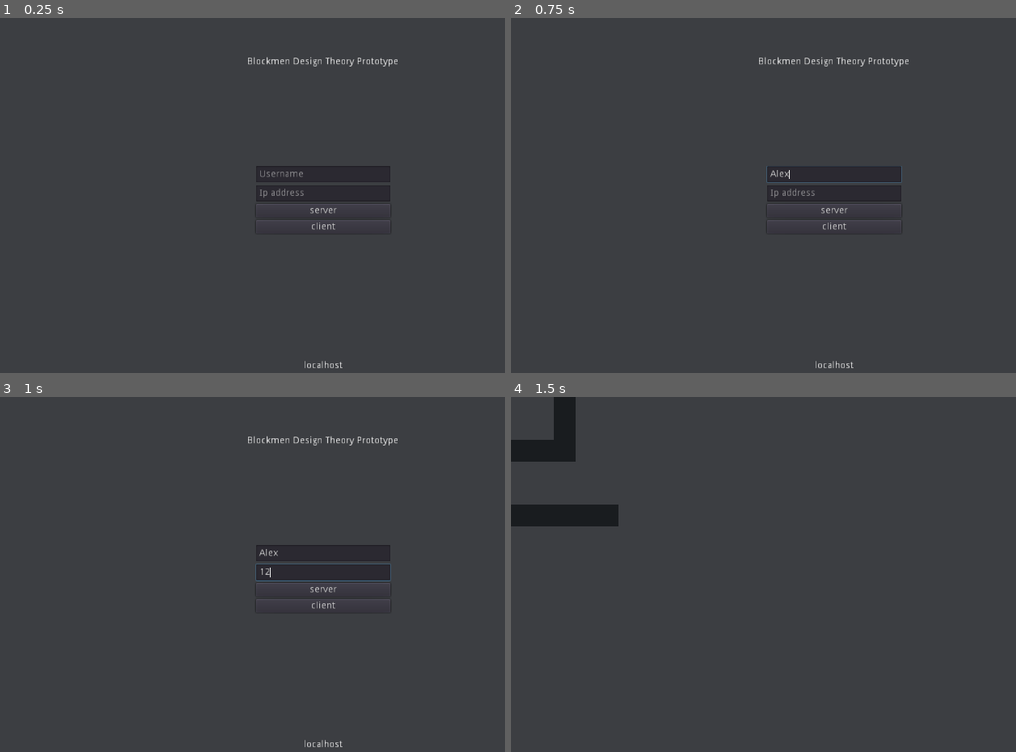
Above: before the commit, frames 1-4 (two rows, left to right).
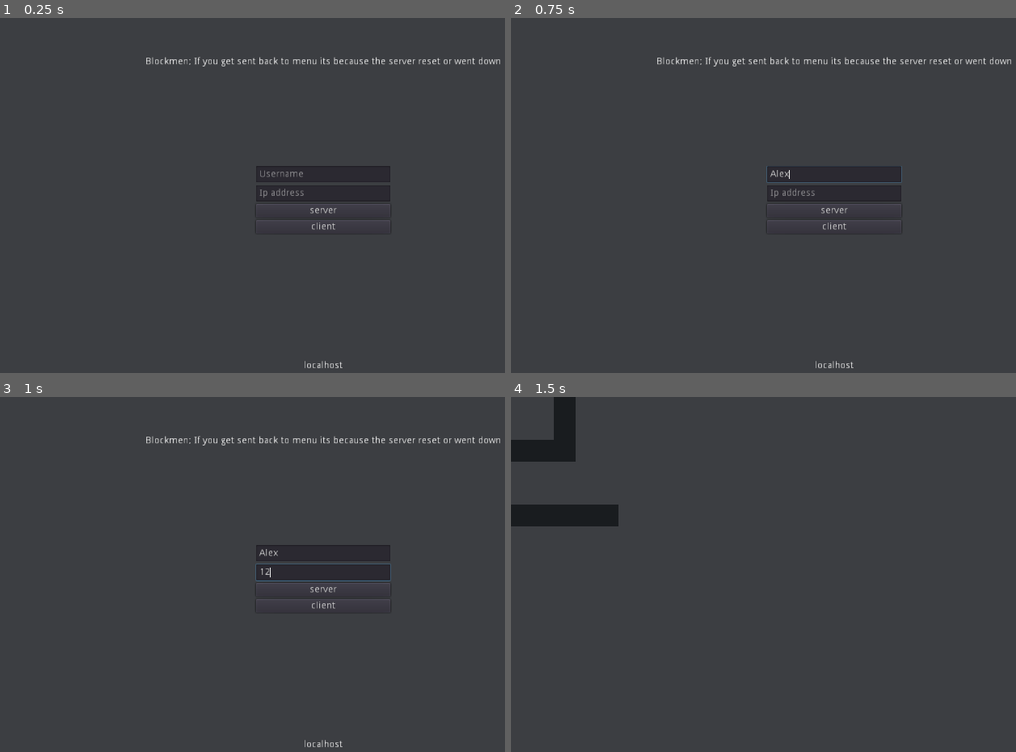
Above: after the commit, the same moments.

Repository: Gegbee/blockmen2-game
Game: Godot game, scene res://Offline/Menu.tscn
The game is run twice, just before and just after one commit, with the same random seed, the same clock (stepped at 60 frames per second) and the same inputs.
Inputs (mouse positions are in pixels of both pictures, inside the frame that each line leads up to):
- Up to frame 1 (0.25 s): no input
- Up to frame 2 (0.75 s): click (834, 174) at 0.52 s; type "Alex" at 0.6 s
- Up to frame 3 (1 s): click (323, 570) at 0.75 s; type "12" at 0.83 s
- Up to frame 4 (1.5 s): click "client" at 1.25 s

The runs differ from the first frame. In frame 1, 0.6% of the frame differs, in the area x 28-100%, y 10-14%; in frame 2, 0.6%; in frame 3, 0.6%; in frame 4, nothing differs.

Commit message:
fixed rset error and added player dmg and death

Diff:
--- a/Entity2D/Entity2D.gd
+++ b/Entity2D/Entity2D.gd
@@ -67,8 +67,8 @@
 		#invincible_time = puppet_invincible_time
 		pass
 
-	color_change_time += delta
 	if invincible:
+		color_change_time += delta
 		if color_change_time >= 0.3:
 			color_change_time = 0.0
 			if modulate == Color("5782ee"):
@@ -76,6 +76,7 @@
 			else:
 				modulate = "5782ee"
 	else:
+		color_change_time = 0.0
 		modulate = "ffffff"
 
 func _physics_process(delta):
@@ -90,7 +91,7 @@
 	vel = move_and_slide(vel)
 	return vel
 
-func damage(dmg : int, impulse_dir : Vector2 = Vector2(), strength : float = 0):
+sync func damage(dmg : int, impulse_dir : Vector2 = Vector2(), strength : float = 0):
 	set_health(health - dmg)
 	impulse(impulse_dir.normalized(), strength)
 	print(self.name + " health: " + str(health) + " / " + str(MAX_HEALTH))
@@ -98,32 +99,25 @@
 func set_health(new_health : int):
 	if invincible:
 		return
-	if new_health < health:
-		damage_color_change()
-	elif new_health > health:
-		healing_color_change()
-	if new_health <= 0 and health > 0:
+#	if new_health < health:
+#		damage_color_change()
+#	elif new_health > health:
+#		healing_color_change()
+	if new_health <= 0: #and health > 0:
 		kys()
 	health = new_health
 	if health_bar:
 		health_bar.updateHealth(health)
 
 func kys():
-	emit_signal("OnEntityDead")
-	# queue_free()
+	if is_network_master():
+		print("DEAD AF")
+		emit_signal("OnEntityDead")
+		rpc("destroy")
 
 func impulse(dir : Vector2, strength: float):
 	impulse_strength = strength
 	impulse_vector = dir * strength / knockback_resistance
 
-func damage_color_change():
-	modulate = "f32222"
-	yield(get_tree().create_timer(0.3), "timeout")
-	if is_instance_valid(self):
-		modulate = "ffffff"
-
-func healing_color_change():
-	modulate = "1de845"
-	yield(get_tree().create_timer(0.3), "timeout")
-	if is_instance_valid(self):
-		modulate = "ffffff"
+sync func destroy():
+	queue_free()
--- a/Global.gd
+++ b/Global.gd
@@ -1,5 +1,6 @@
 extends Node
 
+var player_master : Entity2D = null
 
 func instance_node_at_location(node: Object, parent: Object, location: Vector2):
 	var node_instance = instance_node(node, parent)
--- a/Network.gd
+++ b/Network.gd
@@ -66,8 +66,13 @@
 
 func _server_disconnected():
 	print("disconnected")
-	get_tree().set_network_peer(null)
-	client.disconnect_peer(get_tree().get_network_unique_id())
+	reset_network_connection()
+
+func reset_network_connection():
+	for child in Objects.get_children():
+		child.queue_free()
+	if get_tree().has_network_peer():
+		get_tree().network_peer = null
 	get_tree().change_scene("res://Offline/Menu.tscn")
 
 remote func instance_player(id, _username) -> void:
--- a/Offline/Menu.tscn
+++ b/Offline/Menu.tscn
@@ -49,11 +49,11 @@
 margin_bottom = 131.0
 
 [node name="Label" type="Label" parent="CenterContainer3"]
-margin_left = 367.0
+margin_left = 216.0
 margin_top = 58.0
-margin_right = 592.0
+margin_right = 744.0
 margin_bottom = 72.0
-text = "Blockmen Design Theory Prototype"
+text = "Blockmen; If you get sent back to menu its because the server reset or went down"
 align = 1
 valign = 1
 
--- a/Player/Player.gd
+++ b/Player/Player.gd
@@ -24,6 +24,7 @@
 	#username_label = Global.instance_node(USERNAME_LABEL, Objects)
 	#username_label.offset = Vector2(-66, -36)
 	if is_network_master():
+		Global.player_master = self
 		activate_camera()
 
 func activate_camera():
@@ -55,10 +56,10 @@
 				cur_weapon.shoot_dir = Vector2(cos(rotation), sin(rotation))
 				if cur_weapon.automatic:
 					if Input.is_action_pressed("attack"):
-						cur_weapon.rpc("attack", rotation)
+						cur_weapon.rpc("attack", int(name), rotation)
 				else:
 					if Input.is_action_just_pressed("attack"):
-						cur_weapon.rpc("attack", rotation)
+						cur_weapon.rpc("attack", int(name), rotation)
 				if Input.is_action_just_pressed("reload"):
 					cur_weapon.rpc("reload")
 	else:
@@ -82,3 +83,7 @@
 #		rset_unreliable("puppet_position", global_position)
 #		rset_unreliable("puppet_rotation", rotation_degrees)
 #		rset_unreliable("puppet_velocity", velocity)
+
+func _exit_tree():
+	if is_network_master():
+		Global.player_master = null
--- a/Weapons/Bullet/Bullet.gd
+++ b/Weapons/Bullet/Bullet.gd
@@ -42,7 +42,7 @@
 		if get_slide_count() > 0:
 			var collision = get_slide_collision(0)
 			if collision.collider.is_in_group("entity"):
-				collision.collider.damage(damage)
+				collision.collider.rpc("damage", damage)
 			rpc("destroy")
 		if (global_position - initial_position).length() > 2000:
 			rpc("destroy")
--- a/Weapons/Bullet/Bullet.tscn
+++ b/Weapons/Bullet/Bullet.tscn
@@ -5,7 +5,7 @@
 
 [sub_resource type="CapsuleShape2D" id=1]
 radius = 1.0
-height = 6.0
+height = 2.0
 
 [sub_resource type="Curve" id=2]
 _data = [ Vector2( 0, 0 ), 0.0, -0.161419, 0, 0, Vector2( 1, 0.7 ), 0.575494, 0.0, 0, 0 ]
@@ -16,7 +16,6 @@
 [node name="Bullet" type="KinematicBody2D"]
 z_index = 20
 z_as_relative = false
-collision_layer = 0
 collision_mask = 0
 script = ExtResource( 2 )
 
@@ -26,7 +25,7 @@
 [node name="Polygon2D2" type="Polygon2D" parent="."]
 position = Vector2( 0, -3 )
 color = Color( 0.984314, 0.913725, 0.615686, 1 )
-polygon = PoolVector2Array( -1, 2, -1, 6, 1, 6, 1, 2, 0, -1 )
+polygon = PoolVector2Array( -1, 2, -1, 5, 1, 5, 1, 2, 0, 1 )
 
 [node name="Trail" type="Line2D" parent="."]
 width = 4.0
--- a/Weapons/Gun.gd
+++ b/Weapons/Gun.gd
@@ -68,7 +68,7 @@
 	#	player_ui.reload_ammo(reload_time)
 		reload_timer.start(reload_time)
 
-remotesync func attack(player_rotation : float):
+remotesync func attack(id : int, player_rotation : float):
 	if can_fire and current_magazine > 0:
 		current_downtime = 0
 		can_fire = false
@@ -85,8 +85,8 @@
 				bullet_instance.global_position = shoot_pos.global_position
 			else:
 				bullet_instance.global_position = global_position
-			bullet_instance.name = "Bullet" + get_parent().name + str(Network.networked_object_name_index)
-			bullet_instance.set_network_master(get_tree().get_network_unique_id())
+			bullet_instance.name = "Bullet" + str(id) + str(Network.networked_object_name_index)
+			bullet_instance.set_network_master(id)
 			Network.networked_object_name_index += 1
 			Objects.add_child(bullet_instance)
 		current_accuracy += accuracy_decrease
Not shown, changed: Builds/Blockmen01.pck
